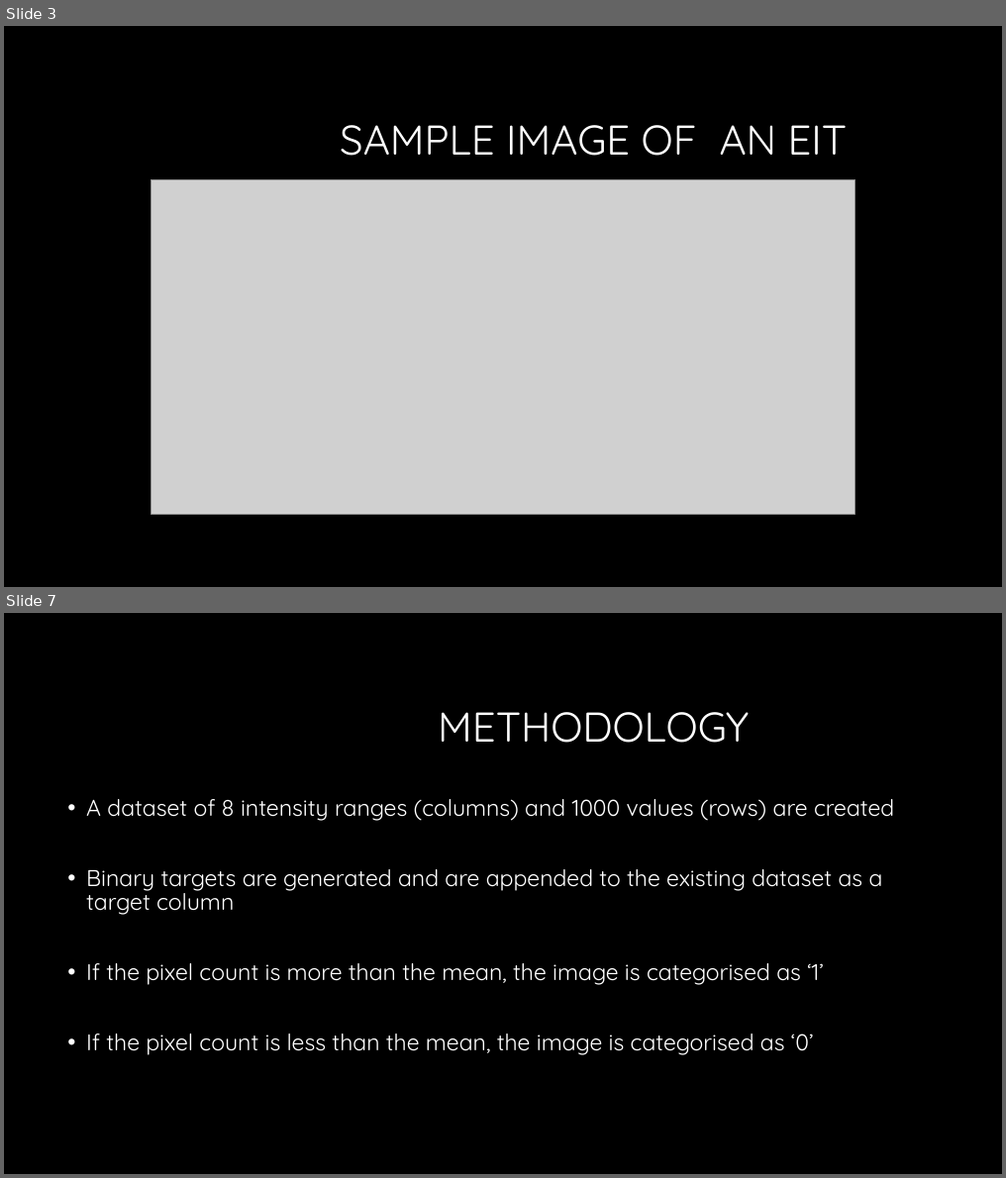
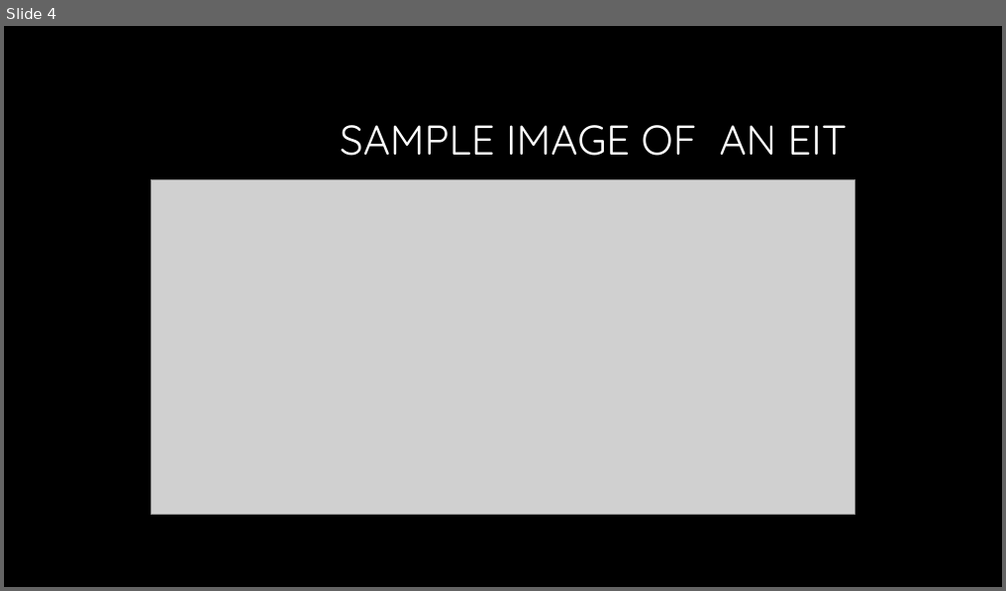
Before and after one commit to nsudhanva/eit, a slide deck: docs/Electrical Impedance Tomography.pptx. Shown one above the other, each under a label of ours: slides 3 and 7 before the commit, slide 4 after it; the slides between them are not shown. The pictures are 1006x1178 and 1006x591 pixels, drawn with LibreOffice and Linux fonts; fonts in the diff are those of the drawing; grey boxes stand for pictures; background and template pictures are left out. Boxes give left, top, right and bottom in pixels: in the first picture for what was removed or moved away, otherwise in the second. Text is boxed around its words. In the diff, an @@ line names an element or a change of style, - is before the commit and + after.

```diff
--- a/docs/Electrical Impedance Tomography.pptx
+++ b/docs/Electrical Impedance Tomography.pptx
@@ slide 7 removed at [4,613,1002,1174], background #000000 @@
@@ title removed at [438,712,748,743] @@
-METHODOLOGY
@@ text removed at [86,799,894,1056] @@
-• A dataset of 8 intensity ranges (columns) and 1000 values (rows) are created
-• Binary targets are generated and are appended to the existing dataset as a target column
-• If the pixel count is more than the mean, the image is categorised as ‘1’
-• If the pixel count is less than the mean, the image is categorised as ‘0’
@@ what was slide 3 is now slide 4 @@
```
Also in this commit, not shown: 9 slides changed, 1 slide added.
